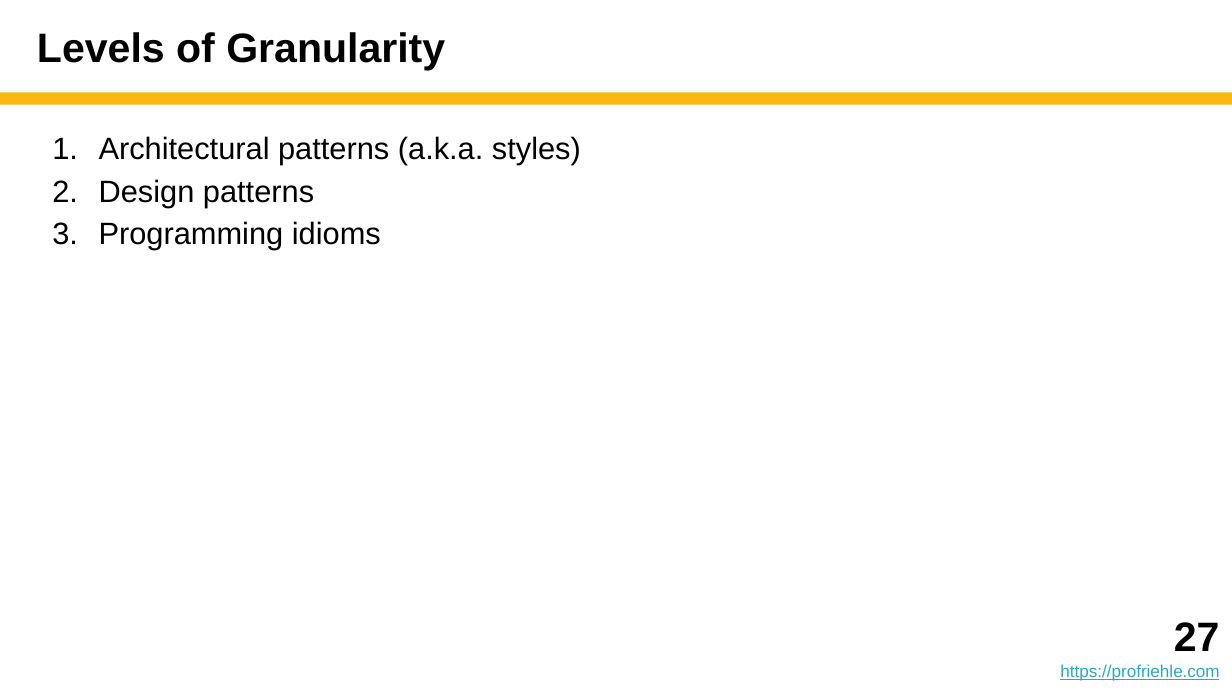
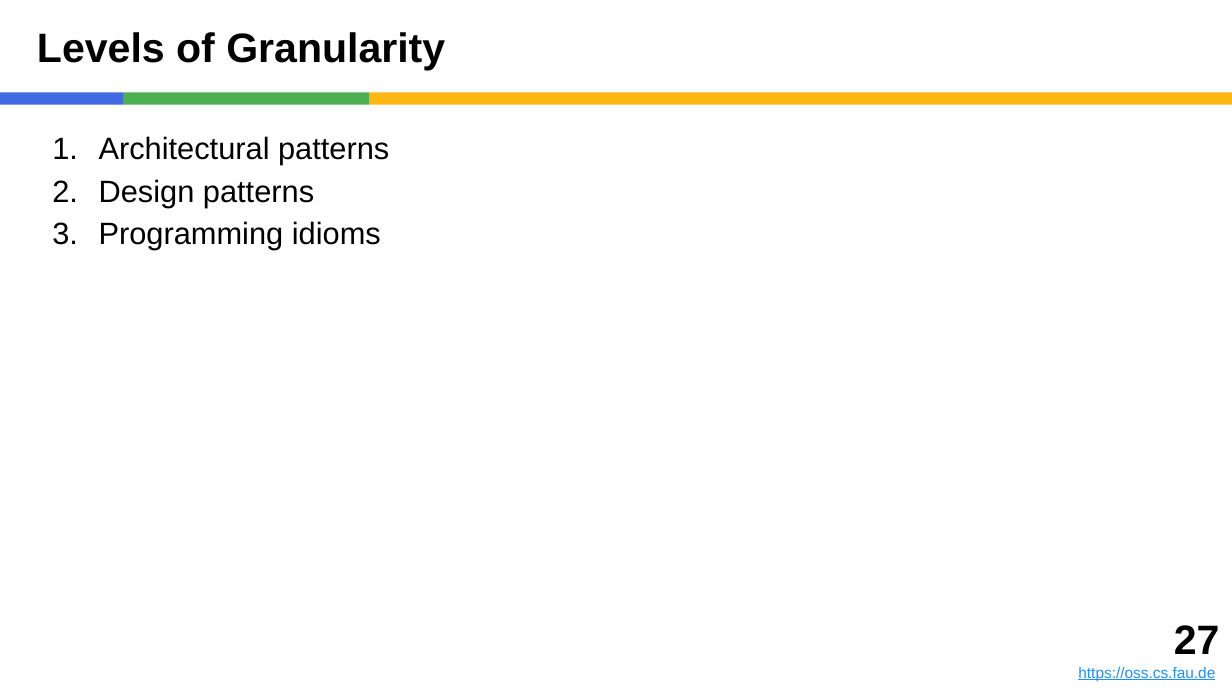
Before and after one commit to dirkriehle/adap-course, a slide deck: slide 27 of Lecture slides/ADAP D01 - Design Patterns.pptx. Drawn at 1232x693 pixels with LibreOffice and Linux fonts; fonts in the diff are those of the drawing. Boxes give left, top, right and bottom in pixels: in the first picture for what was removed or moved away, otherwise in the second. Text is boxed around its words. In the diff, an @@ line names an element or a change of style, - is before the commit and + after.

```diff
--- a/Lecture slides/ADAP D01 - Design Patterns.pptx
+++ b/Lecture slides/ADAP D01 - Design Patterns.pptx
@@ rectangle added at (0, 92, 123, 105), fill #4169E1 @@
@@ rectangle added at (123, 92, 370, 105), fill #4CAF50 @@
@@ rectangle: place and size @@
-rectangle at (0, 92, 1232, 105)
+rectangle at (370, 92, 1232, 105)
@@ text at (99, 136, 389, 165): text changed @@
-1. Architectural patterns (a.k.a. styles)
+1. Architectural patterns
@@ text: place and size @@
-text at (1060, 622, 1220, 681)
+text at (1078, 625, 1220, 681)
@@ text at (1078, 667, 1215, 681): text changed; size 10 to 9 pt; text colour #34A3C5 to #1E90FF @@
-https://profriehle.com
+https://oss.cs.fau.de
```
Also in this commit, not shown: 41 other slides changed, 33 other files.
